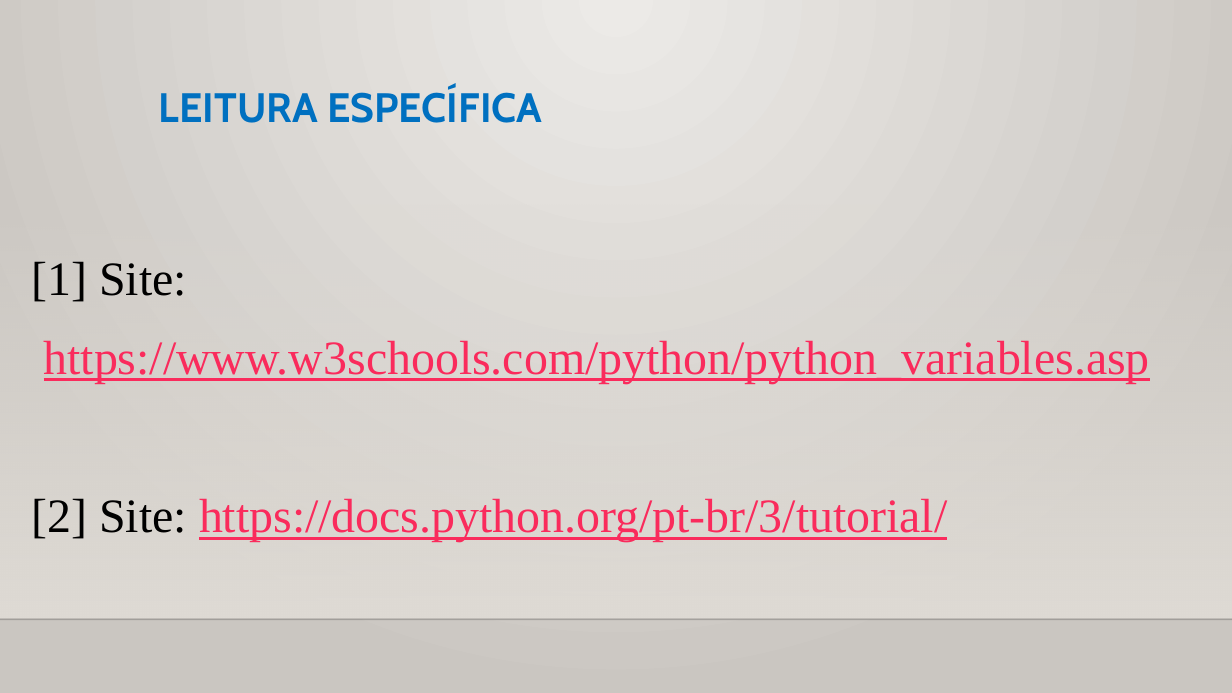
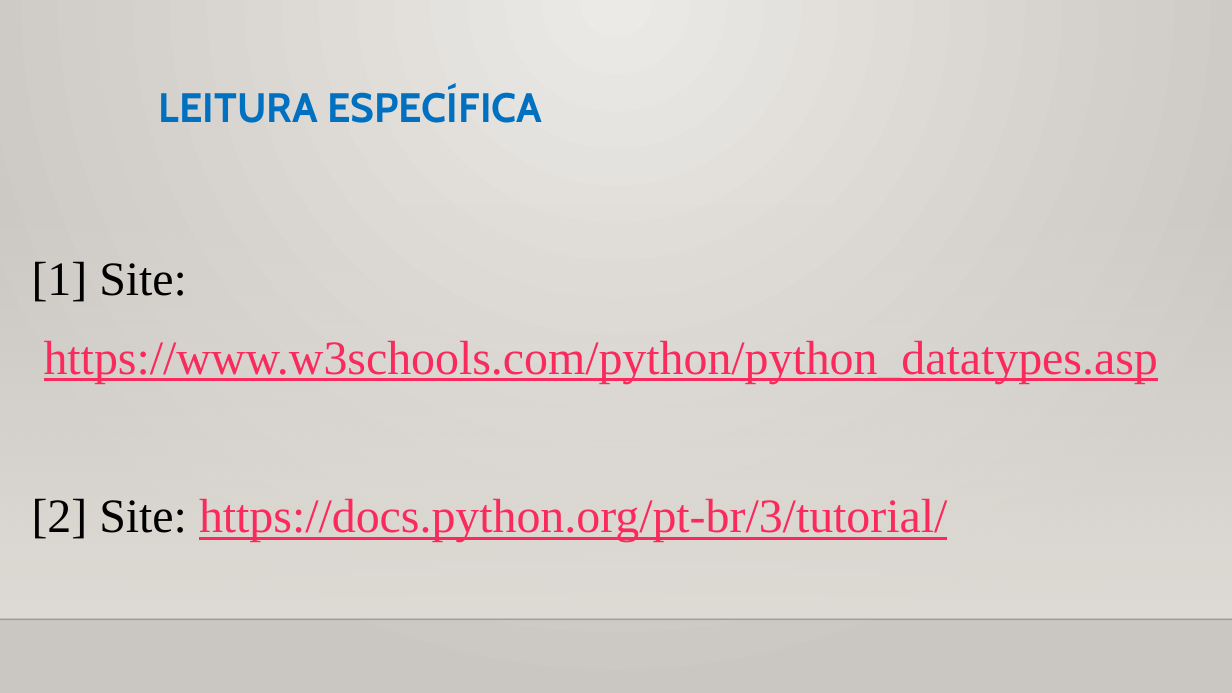
Before and after one commit to CloudEducationBrazil/WydenUniRuyPythonRAD, a slide deck: slide 24 of 01 Classes/Aula 07 RAD Python - Tipos de Dados Aglomerados.pptx. Drawn at 1232x693 pixels with LibreOffice and Linux fonts; fonts in the diff are those of the drawing; background and template pictures are left out. Boxes give left, top, right and bottom in pixels: in the first picture for what was removed or moved away, otherwise in the second. Text is boxed around its words. In the diff, an @@ line names an element or a change of style, - is before the commit and + after.

```diff
--- a/01 Classes/Aula 07 RAD Python - Tipos de Dados Aglomerados.pptx
+++ b/01 Classes/Aula 07 RAD Python - Tipos de Dados Aglomerados.pptx
@@ text at [44, 340, 1158, 384]: text changed @@
-https://www.w3schools.com/python/python_variables.asp
+https://www.w3schools.com/python/python_datatypes.asp
```
Also in this commit, not shown: 1 other slide changed.
